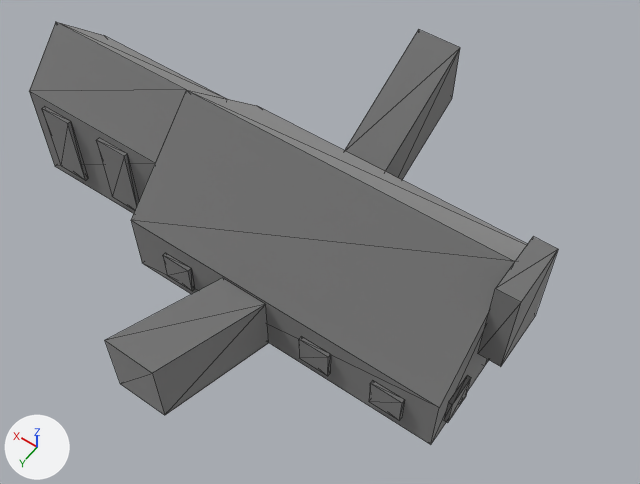
An edit to the glTF model assets/maps/20_18/meshes_bsp/TempleNative.gltf, drawn before and after from the same camera.
Before and after are seen from a camera (50 mm lens) standing at (255.8, -77.0, 13.5) and looking at (278.8, -109.2, -37.2). Lighting does not change. The marker at lower left points along +X, +Y and +Z. The first picture is the older version. Mesh edges are drawn as thin lines. Vertices at exactly the same position are counted once.

Objects in the first picture: 'TempleNative'.
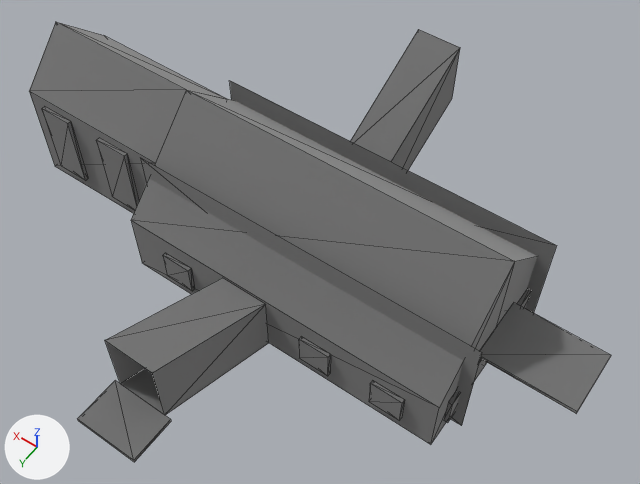
Diff of the bpy script that builds the scene:
```diff
--- a/assets/maps/20_18/meshes_bsp/TempleNative.gltf.py
+++ b/assets/maps/20_18/meshes_bsp/TempleNative.gltf.py
@@ me_templenative @@
 # used by ob_templenative; location = (0.0, 0.0, 0.0)
-me_templenative.from_pydata(...)  # 174 vertices, 276 faces; spans x 263.3..305.0, y -128.2..-92.4, z -42.6..-30.0
+me_templenative.from_pydata(...)  # 196 vertices, 286 faces; spans x 257.8..305.0, y -128.2..-89.0, z -42.7..-30.0
+# me_templenative part 1
+# 7 vertices are removed from x 263.3..265.0, y -112.7..-107.8, z -37.5..-30.0
+# 20 faces are deleted
+# 1 vertex moves within x 265.0, y -107.8, z -37.5
+# 22 vertices are added at x 257.8..291.8, y -115.4..-92.4, z -42.7..-32.9
+# 7 new vertices lie (0.0, 3.4, 0.0) away from vertices in x 265.0..283.2, y -112.0..-92.4, z -40.1..-37.5
+# 26 new faces join them, mat_m0 (grey #aaaaaa)
+# 2 new faces join them, mat_m1 (grey #aaaaaa)
+# 2 new faces join them, mat_m4 (grey #aaaaaa)
 me_templenative.materials.append(mat_m0)
```

What differs and where, as boxes (x1, y1, x2, y2) in the pictures (640 x 484 px; the box of a moved part takes in the faces that stretch with it):
'TempleNative', reshaped (10% wider): before (29, 22, 558, 444); after (29, 22, 611, 462)
part 1 of me_templenative, moved or reshaped: before (105, 237, 558, 415); after (78, 81, 611, 462)
